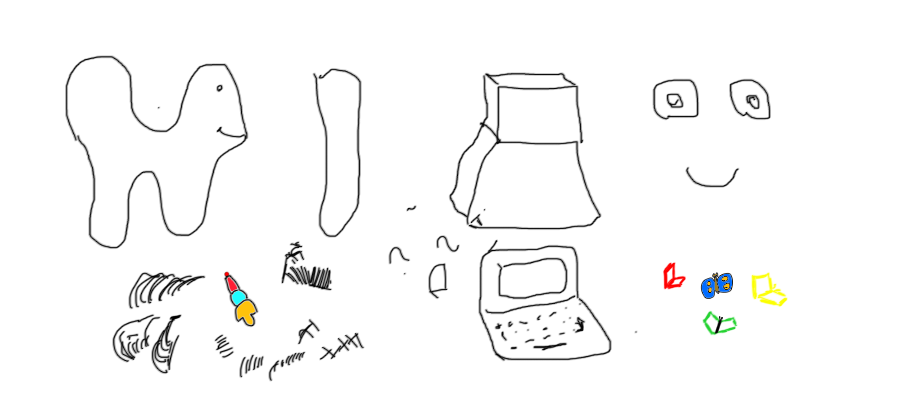
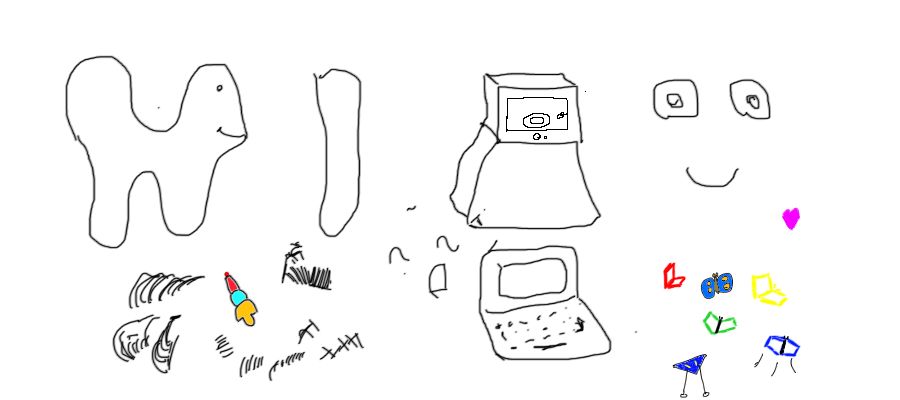
Two versions of the same layered image (w=900, h=400). Layer-by-layer changes:
painted on "Layer 1" over [506, 91, 801, 398]
